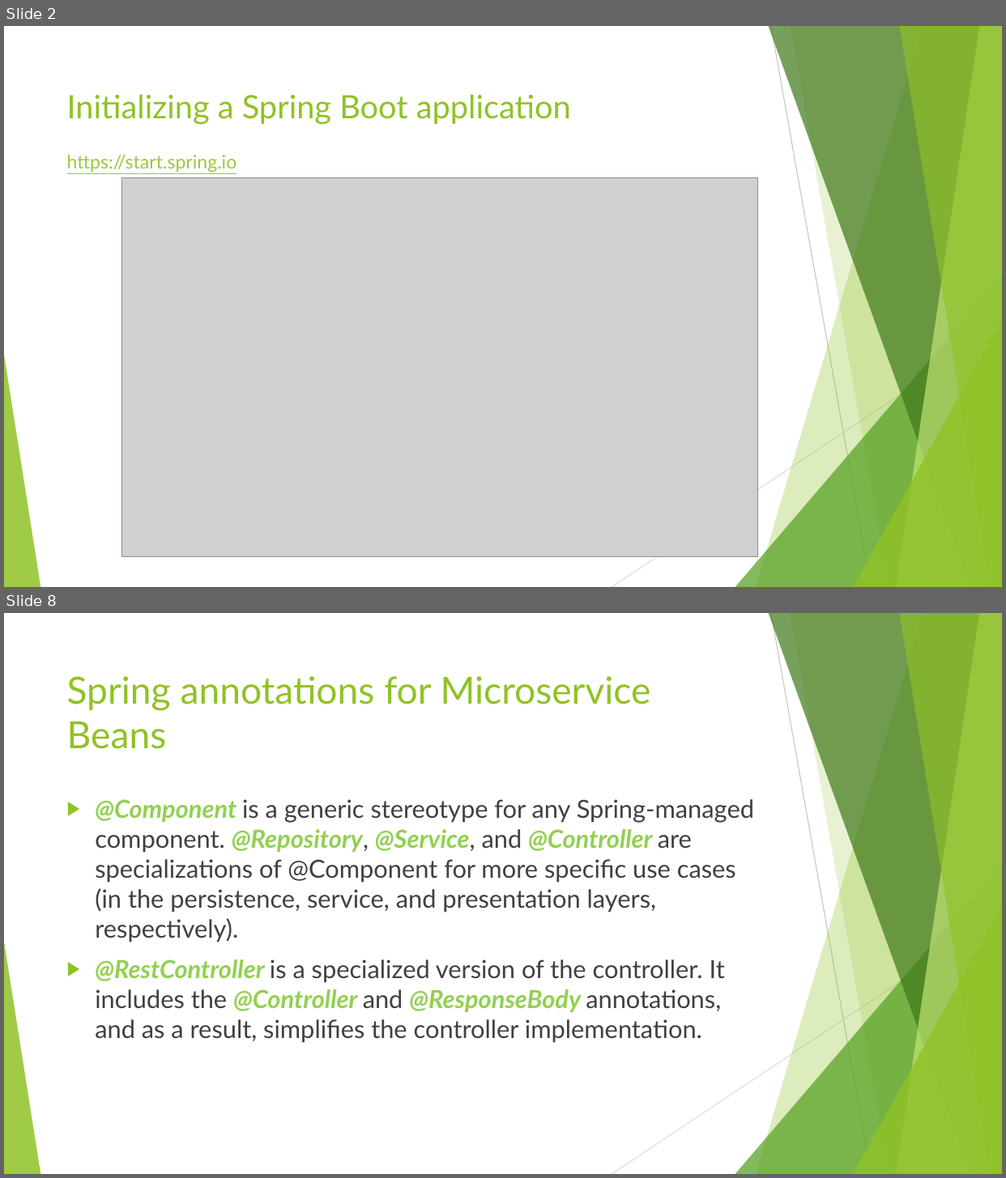
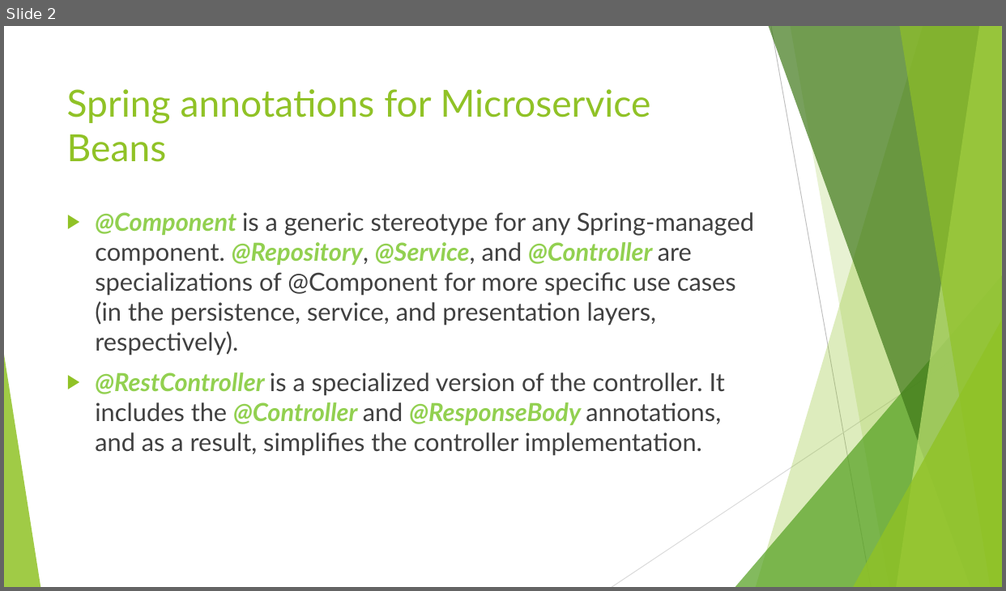
Before and after one commit to idanshal/sb-todo-app-tdp, a slide deck: course_data/presentations/practical_spring_boot_for_tdp_02.pptx. Shown one above the other, each under a label of ours: slides 2 and 8 before the commit, slide 2 after it; the slides between them are not shown. The pictures are 1006x1178 and 1006x591 pixels, drawn with LibreOffice and Linux fonts; fonts in the diff are those of the drawing; grey boxes stand for pictures. Boxes give left, top, right and bottom in pixels: in the first picture for what was removed or moved away, otherwise in the second. Text is boxed around its words. In the diff, an @@ line names an element or a change of style, - is before the commit and + after.

```diff
--- a/course_data/presentations/practical_spring_boot_for_tdp_02.pptx
+++ b/course_data/presentations/practical_spring_boot_for_tdp_02.pptx
@@ slide 2 removed at bbox=[4, 26, 1002, 587], background #FFFFFF; not listed: 10 template elements that a slide beside it also shows @@
@@ title removed at bbox=[67, 94, 571, 125] @@
-Initializing a Spring Boot application
@@ text removed at bbox=[67, 155, 237, 172] @@
-https://start.spring.io
@@ picture removed at bbox=[121, 178, 758, 557] @@
@@ what was slide 8 is now slide 2 @@
```
Also in this commit, not shown: 7 slides changed, 13 other slides removed, 2 other files.
